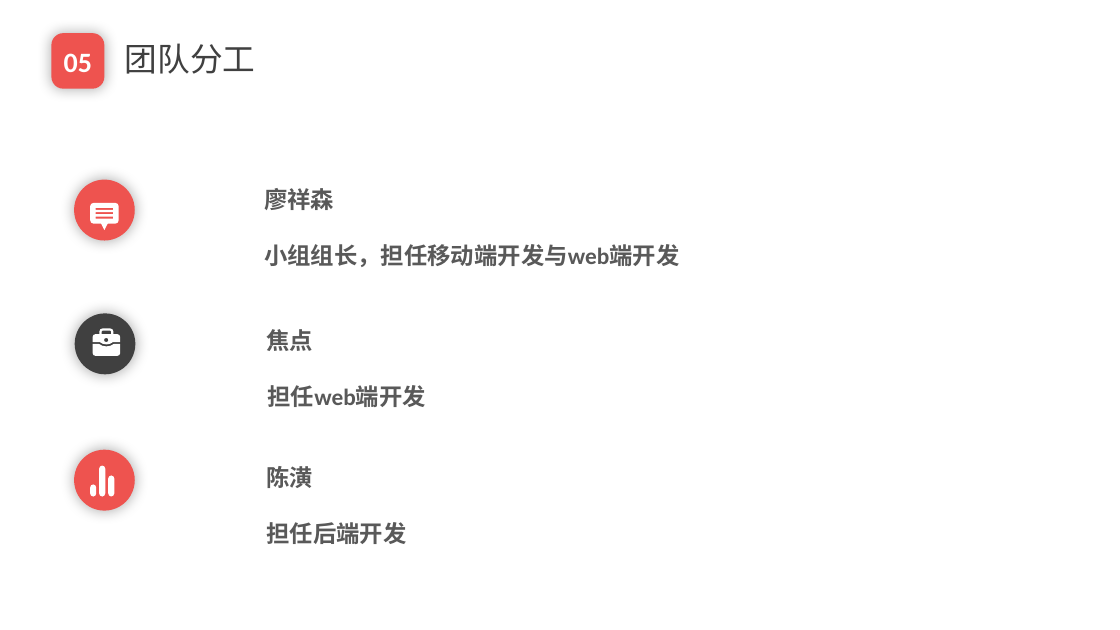
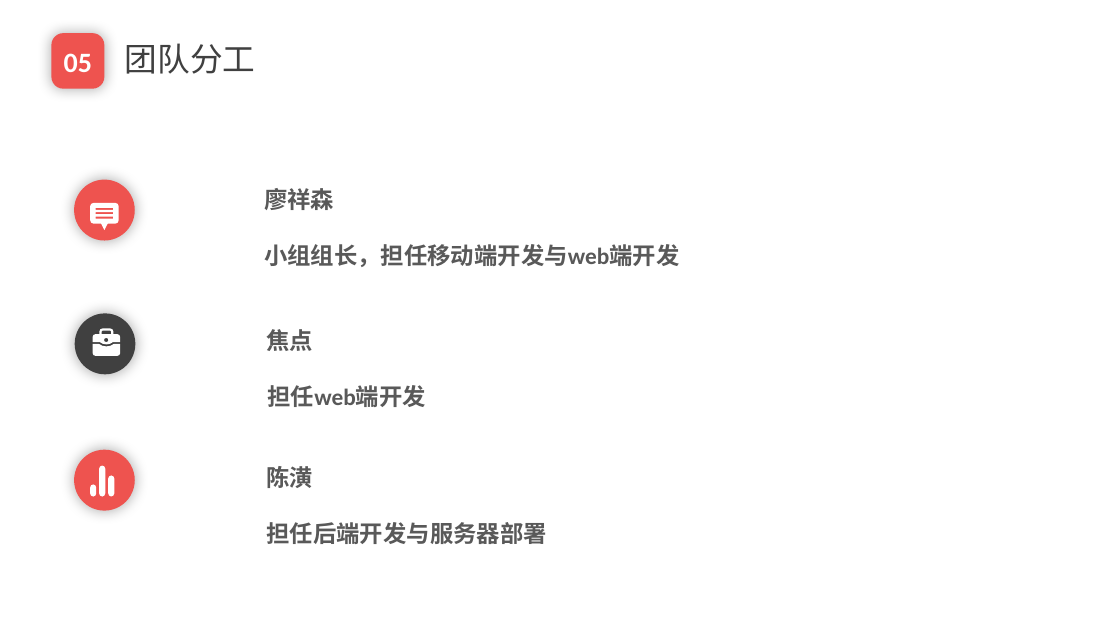
Before and after one commit to EnInternalChat/se2017, a slide deck: slide 9 of doc/3B报告.pptx (slide 8 before the commit). Drawn at 1120x630 pixels with LibreOffice and Linux fonts; fonts in the diff are those of the drawing. Boxes give left, top, right and bottom in pixels: in the first picture for what was removed or moved away, otherwise in the second. Text is boxed around its words. In the diff, an @@ line names an element or a change of style, - is before the commit and + after.

```diff
--- a/doc/3B报告.pptx
+++ b/doc/3B报告.pptx
@@ text at [266,522,546,544]: text changed @@
-担任后端开发
+担任后端开发与服务器部署
@@ text removed at [404,527,447,544] @@
-04
```
Also in this commit, not shown: 6 other slides changed, 3 slides added, 3 other files.
